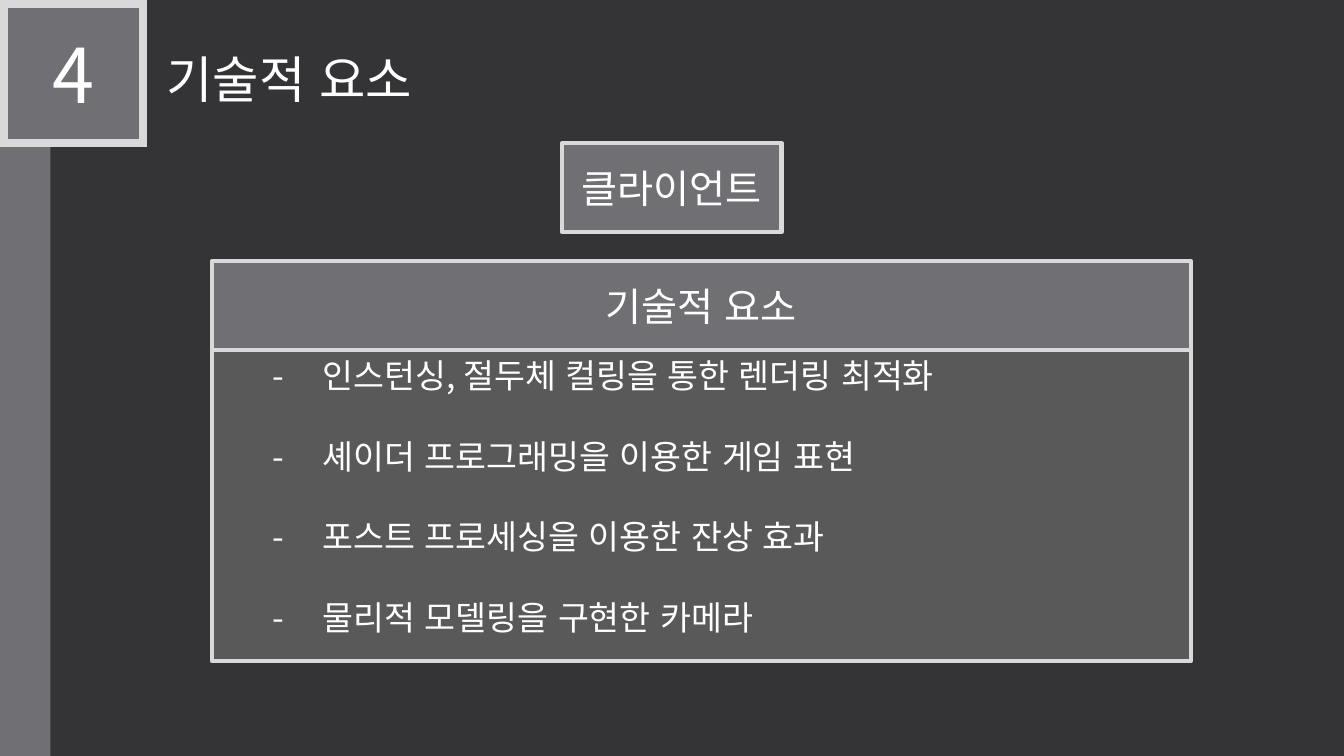
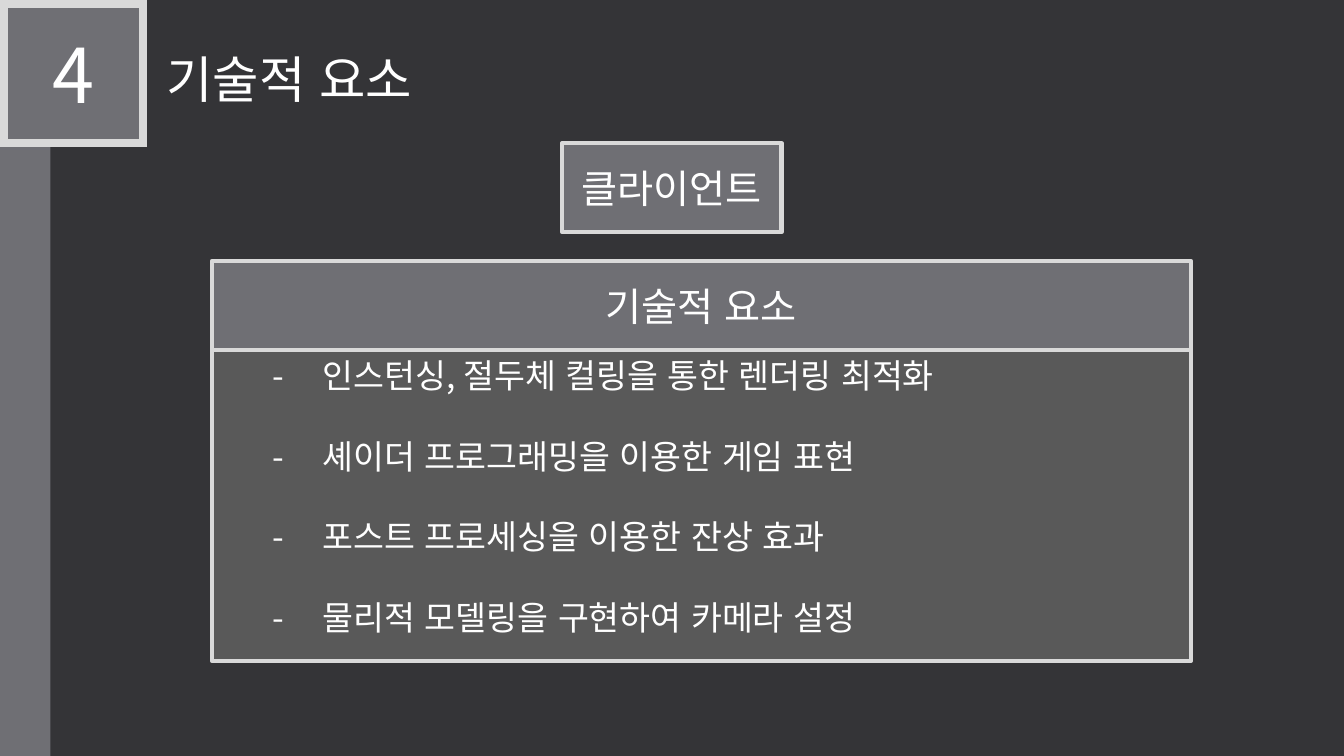
Before and after one commit to LEGO0937/Our_Project, a slide deck: slide 10 of 기획단계/졸작 제안서_최종수정중.pptx. Drawn at 1344x756 pixels with LibreOffice and Linux fonts; fonts in the diff are those of the drawing. Boxes give left, top, right and bottom in pixels: in the first picture for what was removed or moved away, otherwise in the second. Text is boxed around its words. In the diff, an @@ line names an element or a change of style, - is before the commit and + after.

```diff
--- a/기획단계/졸작 제안서_최종수정중.pptx
+++ b/기획단계/졸작 제안서_최종수정중.pptx
@@ text in rectangle at [323,602,855,633]: text changed @@
-- 물리적 모델링을 구현한 카메라
+- 물리적 모델링을 구현하여 카메라 설정
```
Also in this commit, not shown: 2 other slides changed, 3 other files.
